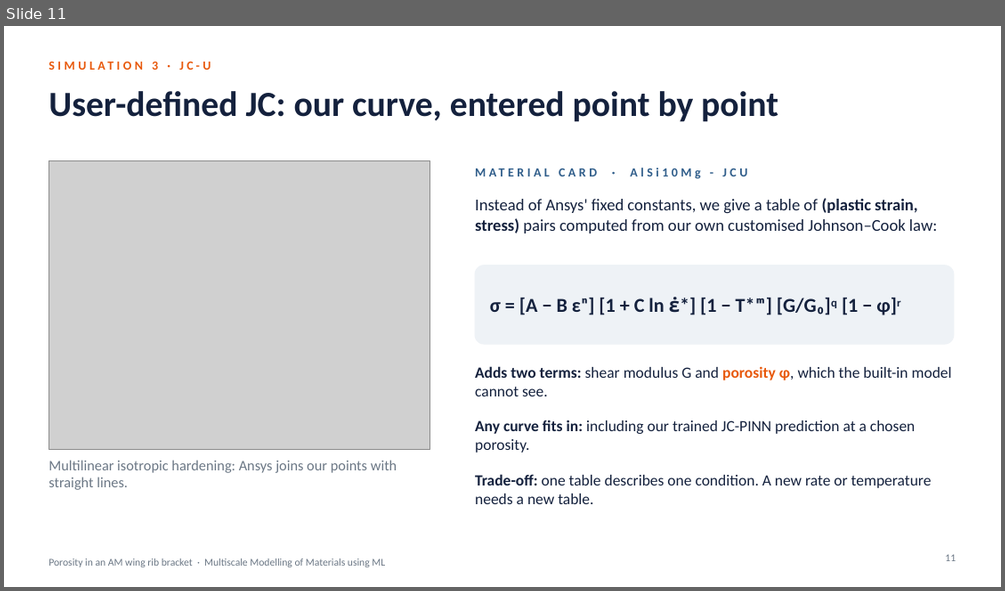
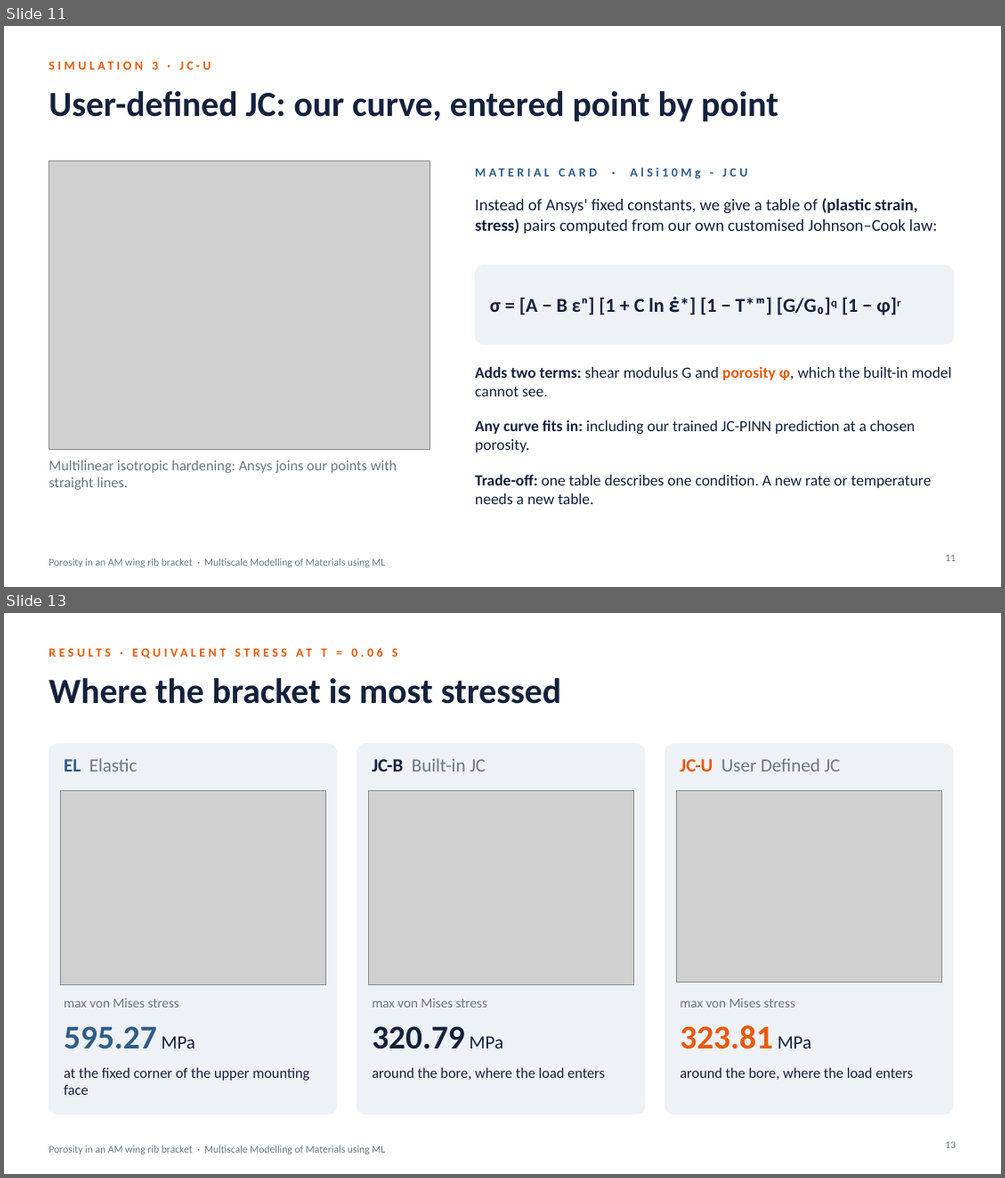
Before and after one commit to SaravananRamar06/MMM-ML, a slide deck: presentation/Porosity in an AM Wing Rib Bracket.pptx. Shown one above the other, each under a label of ours: slide 11 before the commit, slides 11 and 13 after it; the slides between them are not shown. The pictures are 1005x591 and 1005x1178 pixels, drawn with LibreOffice and Linux fonts; fonts in the diff are those of the drawing; grey boxes stand for pictures. Boxes give left, top, right and bottom in pixels: in the first picture for what was removed or moved away, otherwise in the second. Text is boxed around its words. In the diff, an @@ line names an element or a change of style, - is before the commit and + after.

```diff
--- a/presentation/Porosity in an AM Wing Rib Bracket.pptx
+++ b/presentation/Porosity in an AM Wing Rib Bracket.pptx
@@ slide 13 added at [4,613,1001,1174], background #FFFFFF; not listed: 1 template element that a slide beside it also shows @@
@@ text added at [296,649,398,657], 12 pt, text #E8590C, bold @@
+RESULTS · EQUIVALENT STRESS AT T = 0.06 S
@@ title added at [48,678,561,704], 34 pt, text #14213D, bold @@
+Where the bracket is most stressed
@@ rounded rectangle added at [48,744,337,1114], fill #EEF2F6, outline #EEF2F6 1 pt @@
@@ rounded rectangle added at [357,744,645,1114], fill #EEF2F6, outline #EEF2F6 1 pt @@
@@ rounded rectangle added at [665,744,953,1114], fill #EEF2F6, outline #EEF2F6 1 pt @@
@@ text added at [64,758,138,771], 18 pt, text #6B7785 @@
+EL Elastic
@@ text added at [372,758,485,771], 18 pt, text #6B7785 @@
+JC-B Built-in JC
@@ text added at [680,758,841,771], 18 pt, text #6B7785 @@
+JC-U User Defined JC
@@ picture added at [60,791,325,985] @@
@@ picture added at [368,791,633,985] @@
@@ picture added at [676,791,942,982] @@
@@ text added at [64,998,179,1007], 13 pt, text #6B7785 @@
+max von Mises stress
@@ text added at [372,998,487,1007], 13 pt, text #6B7785 @@
+max von Mises stress
@@ text added at [680,998,795,1007], 13 pt, text #6B7785 @@
+max von Mises stress
@@ text added at [64,1026,195,1049], 32 pt, text #2F5D8A, bold @@
+595.27 MPa
@@ text added at [372,1026,503,1049], 32 pt, text #14213D, bold @@
+320.79 MPa
@@ text added at [680,1025,811,1049], 32 pt, text #E8590C, bold @@
+323.81 MPa
@@ text added at [64,1067,309,1094], 14 pt, text #14213D @@
+at the fixed corner of the upper mounting face
@@ text added at [372,1067,605,1079], 14 pt, text #14213D @@
+around the bore, where the load enters
@@ text added at [680,1067,913,1079], 14 pt, text #14213D @@
+around the bore, where the load enters
@@ page number added at [945,1141,955,1148], 10 pt, text #6B7785 @@
+13
```
Also in this commit, not shown: 2 slides changed, 1 other slide added, 1 slide removed, 10 other files.
